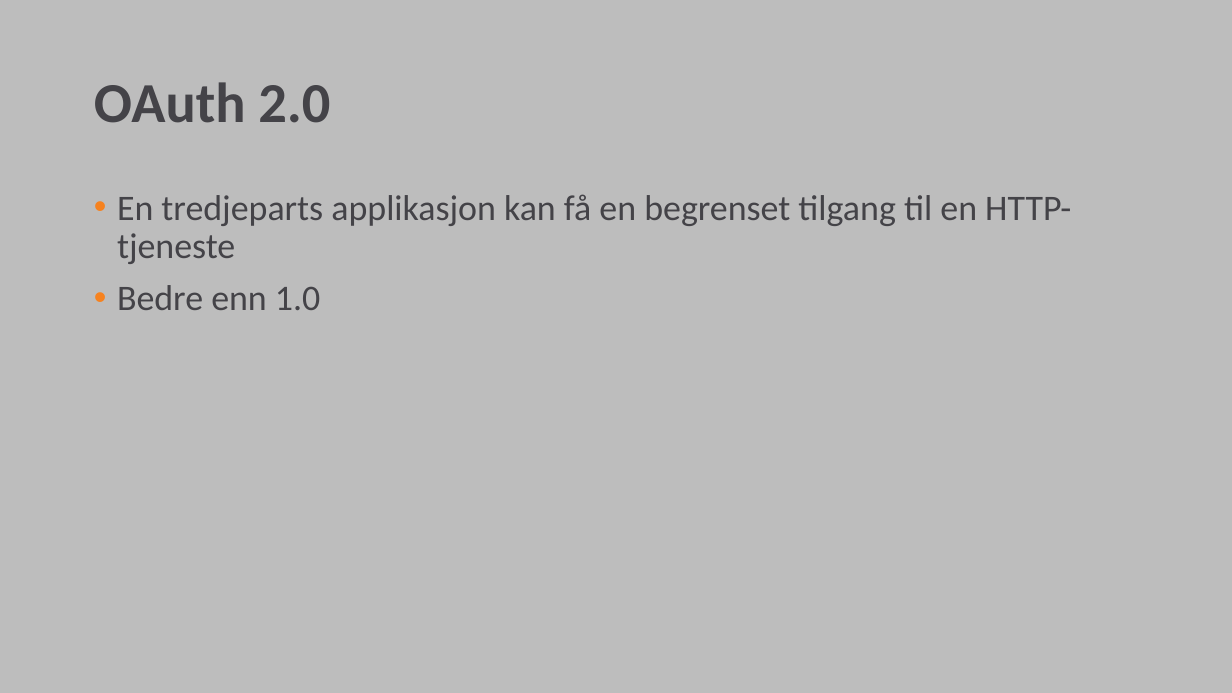
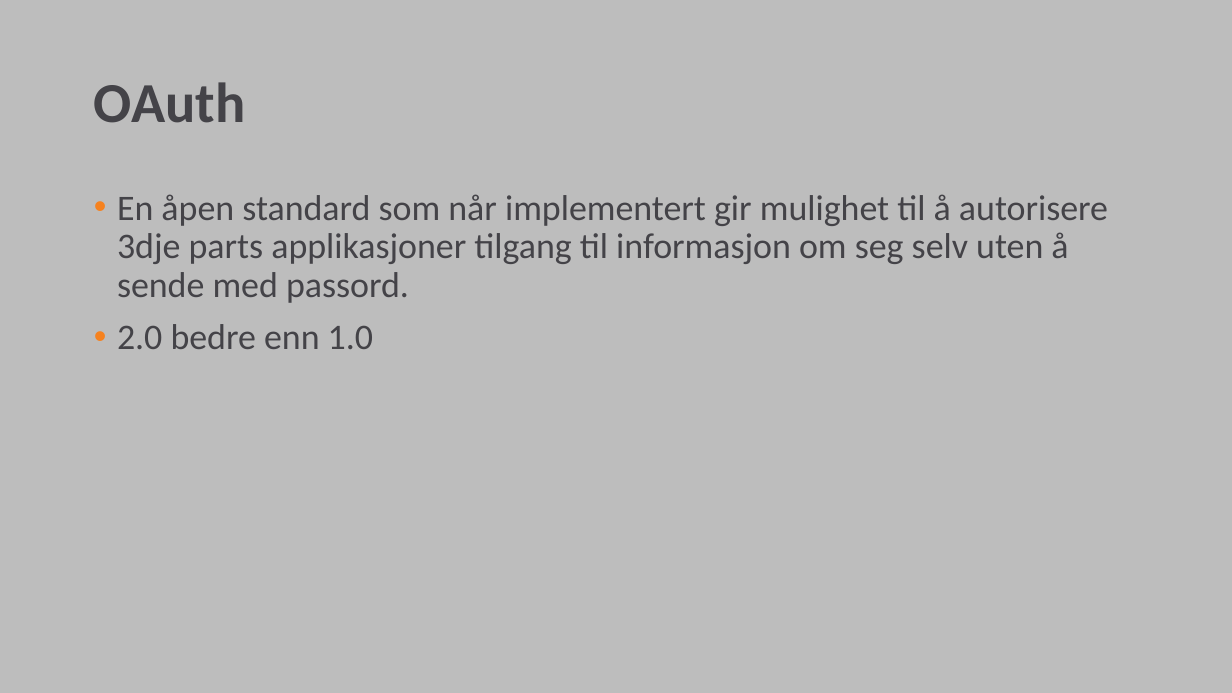
Before and after one commit to emedbo/fagkveld-idsvr4, a slide deck: slide 5 of Ppt/IdentityServer fagkveld.pptx. Drawn at 1232x693 pixels with LibreOffice and Linux fonts; fonts in the diff are those of the drawing; background and template pictures are left out. Boxes give left, top, right and bottom in pixels: in the first picture for what was removed or moved away, otherwise in the second. Text is boxed around its words. In the diff, an @@ line names an element or a change of style, - is before the commit and + after.

```diff
--- a/Ppt/IdentityServer fagkveld.pptx
+++ b/Ppt/IdentityServer fagkveld.pptx
@@ title at bbox=[94, 82, 246, 123]: text changed @@
-OAuth 2.0
+OAuth
@@ text at bbox=[117, 194, 1108, 349]: text changed @@
-• En tredjeparts applikasjon kan få en begrenset tilgang til en HTTP-tjeneste
-• Bedre enn 1.0
+• En åpen standard som når implementert gir mulighet til å autorisere 3dje parts applikasjoner tilgang til informasjon om seg selv uten å sende med passord.
+• 2.0 bedre enn 1.0
```
Also in this commit, not shown: 2 other slides changed, 2 other files.
